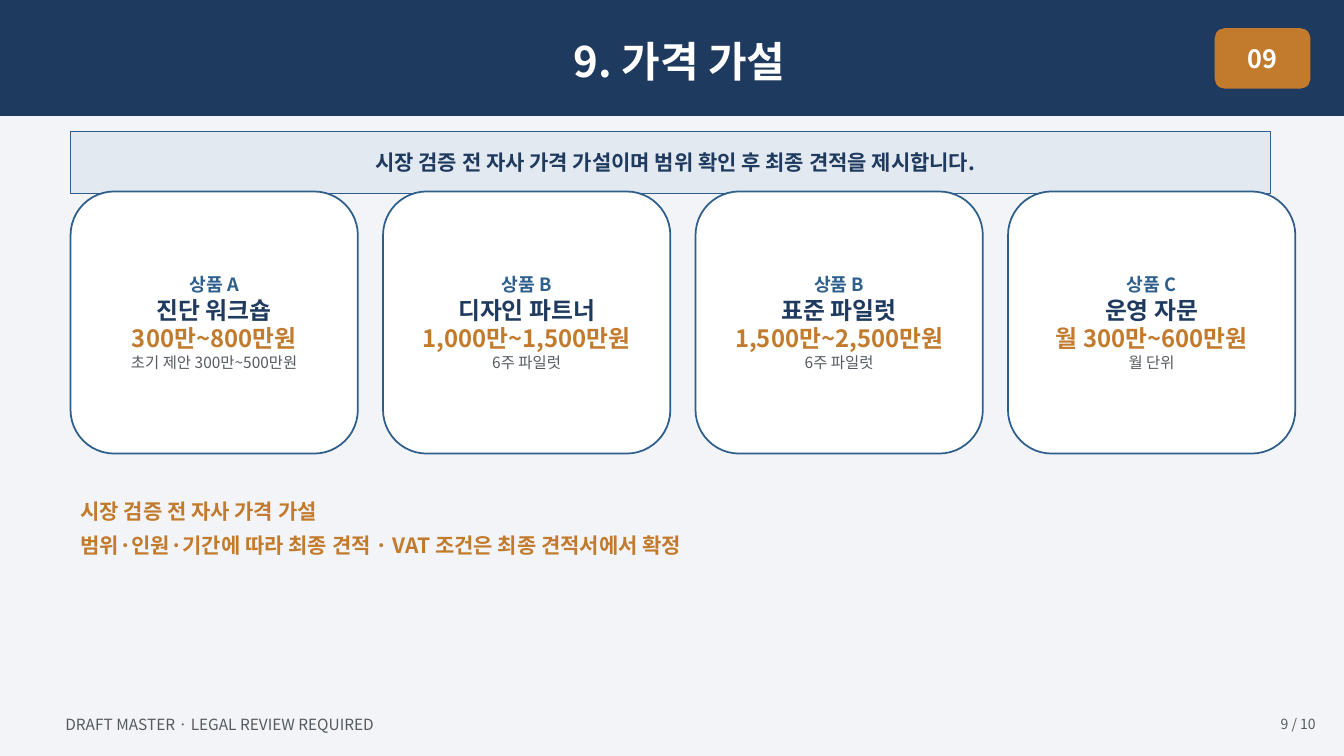
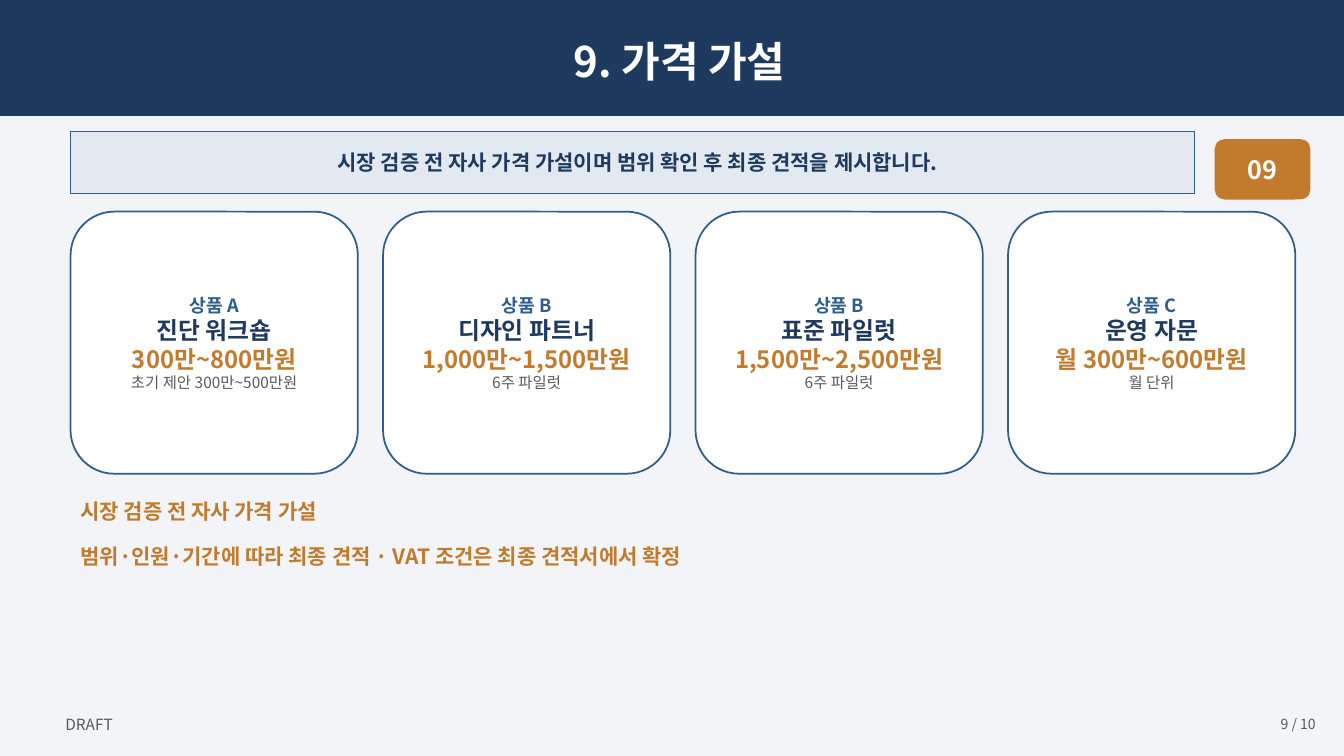
Before and after one commit to skerishKang/ai-revenue-lab, a slide deck: slide 9 of docs/commercial/business-35-ai-media-education-dx/customer-package/Business35_Master_Proposal_10p.pptx. Drawn at 1344x756 pixels with LibreOffice and Linux fonts; fonts in the diff are those of the drawing. Boxes give left, top, right and bottom in pixels: in the first picture for what was removed or moved away, otherwise in the second. Text is boxed around its words. In the diff, an @@ line names an element or a change of style, - is before the commit and + after.

```diff
--- a/docs/commercial/business-35-ai-media-education-dx/customer-package/Business35_Master_Proposal_10p.pptx
+++ b/docs/commercial/business-35-ai-media-education-dx/customer-package/Business35_Master_Proposal_10p.pptx
@@ rectangle "시장 검증 전 자사 가격 ...": place and size @@
-rectangle "시장 검증 전 자사 가격 ..." at (71, 131, 1270, 194)
+rectangle "시장 검증 전 자사 가격 ..." at (71, 131, 1195, 194)
@@ rounded rectangle "09": place and size @@
-rounded rectangle "09" at (1215, 28, 1311, 89)
+rounded rectangle "09" at (1215, 139, 1311, 200)
@@ 4 rounded rectangles: place and size @@
-4 rounded rectangles at (71, 192, 1296, 454)
+4 rounded rectangles at (71, 212, 1296, 474)
@@ text "시장 검증 전 자사 가격 ..." at (80, 501, 681, 566): more space between paragraphs @@
@@ text at (65, 718, 112, 730): text changed @@
-DRAFT MASTER · LEGAL REVIEW REQUIRED
+DRAFT
```
Also in this commit, not shown: 8 other slides changed, 1 slide added, 1 slide removed, 25 other files.
